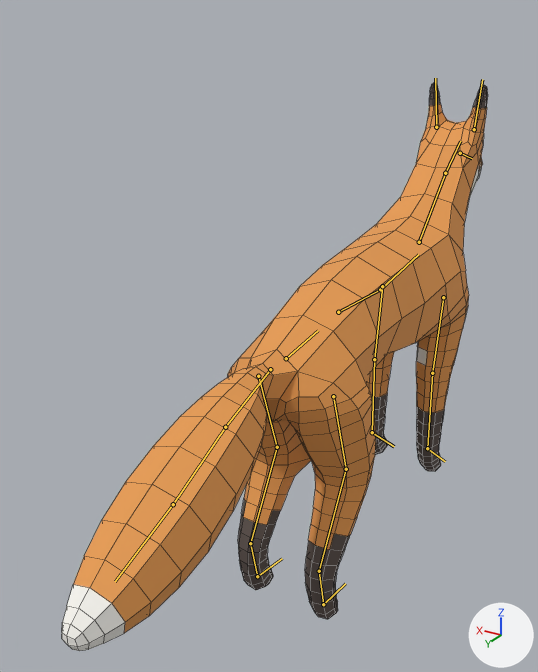
What one commit did to the FBX model Assets/Models/Creatures/Fox/Fox.fbx.
Before and after are seen from a camera (50 mm lens) standing at (-0.674, 1.611, 1.296) and looking at (0.146, 0.244, 0.613). Every picture has the same lights, and +X, +Y and +Z are marked at lower right. The picture after the commit comes second. The bones that change, and the others that lie on the model, are drawn over the model as lines. Mesh edges are drawn as thin lines.

In view in the first picture: 'Body'.
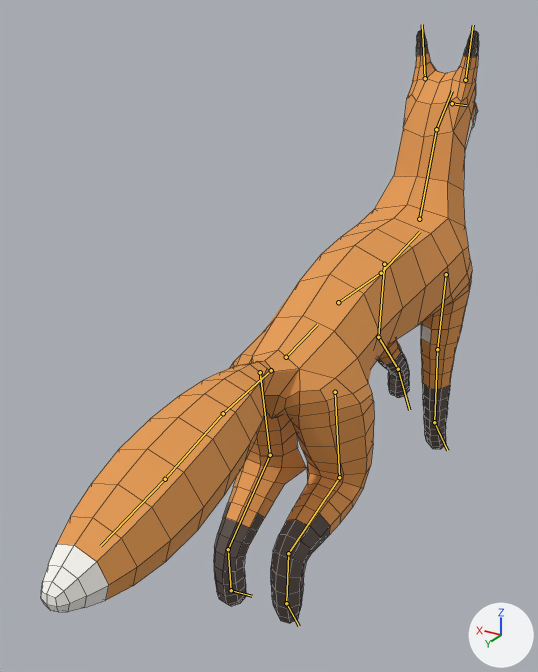
The newer file adds an action. The first version stands in its rest pose; the second is drawn at frame 61 of the action 'Armature|Swim Idle'.

Boxes (x1, y1, x2, y2) around the edits, measured in the pictures (538 x 672 px):
'Body', posed: before (62, 83, 488, 651); after (41, 30, 479, 623)
bone 'Hips', root to tip: before (286, 358) to (318, 330); after (286, 357) to (317, 324)
bone 'Neck', root to tip: before (419, 242) to (445, 173); after (419, 219) to (436, 129)
bone 'Head', root to tip: before (445, 173) to (460, 141); after (436, 129) to (452, 91)
bone 'Ear_L', root to tip: before (436, 127) to (435, 78); after (425, 78) to (422, 24)
bone 'Ear_R', root to tip: before (474, 129) to (482, 79); after (465, 80) to (473, 25)
bone 'FrontLowerLeg_L', root to tip: before (374, 359) to (372, 432); after (378, 337) to (398, 369)
bone 'FrontPaw_L', root to tip: before (372, 432) to (394, 446); after (398, 369) to (409, 410)
bone 'FrontPaw_R', root to tip: before (427, 448) to (445, 461); after (434, 422) to (447, 450)
bone 'Tail1', root to tip: before (270, 369) to (225, 427); after (271, 370) to (223, 413)
bone 'Tail2', root to tip: before (225, 427) to (173, 504); after (223, 413) to (165, 479)
bone 'Tail3', root to tip: before (173, 504) to (115, 581); after (165, 479) to (100, 546)
bone 'HindUpperLeg_L', root to tip: before (258, 376) to (277, 447); after (260, 372) to (270, 455)
bone 'HindLowerLeg_L', root to tip: before (277, 447) to (250, 543); after (270, 455) to (228, 549)
bone 'HindFoot_L', root to tip: before (250, 543) to (257, 576); after (228, 549) to (231, 590)
bone 'HindPaw_L', root to tip: before (257, 576) to (282, 558); after (231, 590) to (252, 596)
bone 'HindUpperLeg_R', root to tip: before (333, 396) to (346, 469); after (335, 392) to (339, 477)
bone 'HindLowerLeg_R', root to tip: before (346, 469) to (319, 571); after (339, 477) to (288, 553)
bone 'HindFoot_R', root to tip: before (319, 571) to (323, 604); after (288, 553) to (286, 603)
bone 'HindPaw_R', root to tip: before (323, 604) to (345, 583); after (286, 603) to (299, 626)

The change in detail:
Bone 'Hips' (bone_hips) moves from (0.0, 0.0, 0.0) to (0.0, 0.0, 0.003).
Bone 'Hips' (bone_hips) turns from (0, 0, 0) to (5, 0, 0) degrees about its own x, y and z.
Bone 'Neck' (bone_neck) turns from (0, 0, 0) to (25, 0, 0) degrees about its own x, y and z.
Bone 'Head' (bone_head) turns from (0, 0, 0) to (-22, 0, 0) degrees about its own x, y and z.
Bone 'Ear_L' (bone_ear_l) turns from (0, 0, 0) to (4, 0, 0) degrees about its own x, y and z.
Bone 'Ear_R' (bone_ear_r) turns from (0, 0, 0) to (4, 0, 0) degrees about its own x, y and z.
Bone 'FrontLowerLeg_L' (bone_frontlowerleg_l) turns from (0, 0, 0) to (36, 0, 0) degrees about its own x, y and z.
Bone 'FrontPaw_L' (bone_frontpaw_l) turns from (0, 0, 0) to (-60, 0, 0) degrees about its own x, y and z.
Bone 'FrontPaw_R' (bone_frontpaw_r) turns from (0, 0, 0) to (-15, 0, 0) degrees about its own x, y and z.
Bone 'Tail1' (bone_tail1) turns from (0, 0, 0) to (17, 0, 0) degrees about its own x, y and z.
Bone 'Tail2' (bone_tail2) turns from (0, 0, 0) to (-2, 0, 0) degrees about its own x, y and z.
Bone 'Tail3' (bone_tail3) turns from (0, 0, 0) to (-2, 0, 0) degrees about its own x, y and z.
Bone 'HindUpperLeg_L' (bone_hindupperleg_l) turns from (0, 0, 0) to (-15, 0, 0) degrees about its own x, y and z.
Bone 'HindLowerLeg_L' (bone_hindlowerleg_l) turns from (0, 0, 0) to (-10, 0, 0) degrees about its own x, y and z.
Bone 'HindFoot_L' (bone_hindfoot_l) turns from (0, 0, 0) to (10, 0, 0) degrees about its own x, y and z.
Bone 'HindPaw_L' (bone_hindpaw_l) turns from (0, 0, 0) to (-20, 0, 0) degrees about its own x, y and z.
Bone 'HindUpperLeg_R' (bone_hindupperleg_r) turns from (0, 0, 0) to (-15, 0, 0) degrees about its own x, y and z.
Bone 'HindLowerLeg_R' (bone_hindlowerleg_r) turns from (0, 0, 0) to (-37, 0, 0) degrees about its own x, y and z.
Bone 'HindFoot_R' (bone_hindfoot_r) turns from (0, 0, 0) to (30, 0, 0) degrees about its own x, y and z.
Bone 'HindPaw_R' (bone_hindpaw_r) turns from (0, 0, 0) to (-31, 0, 0) degrees about its own x, y and z.
